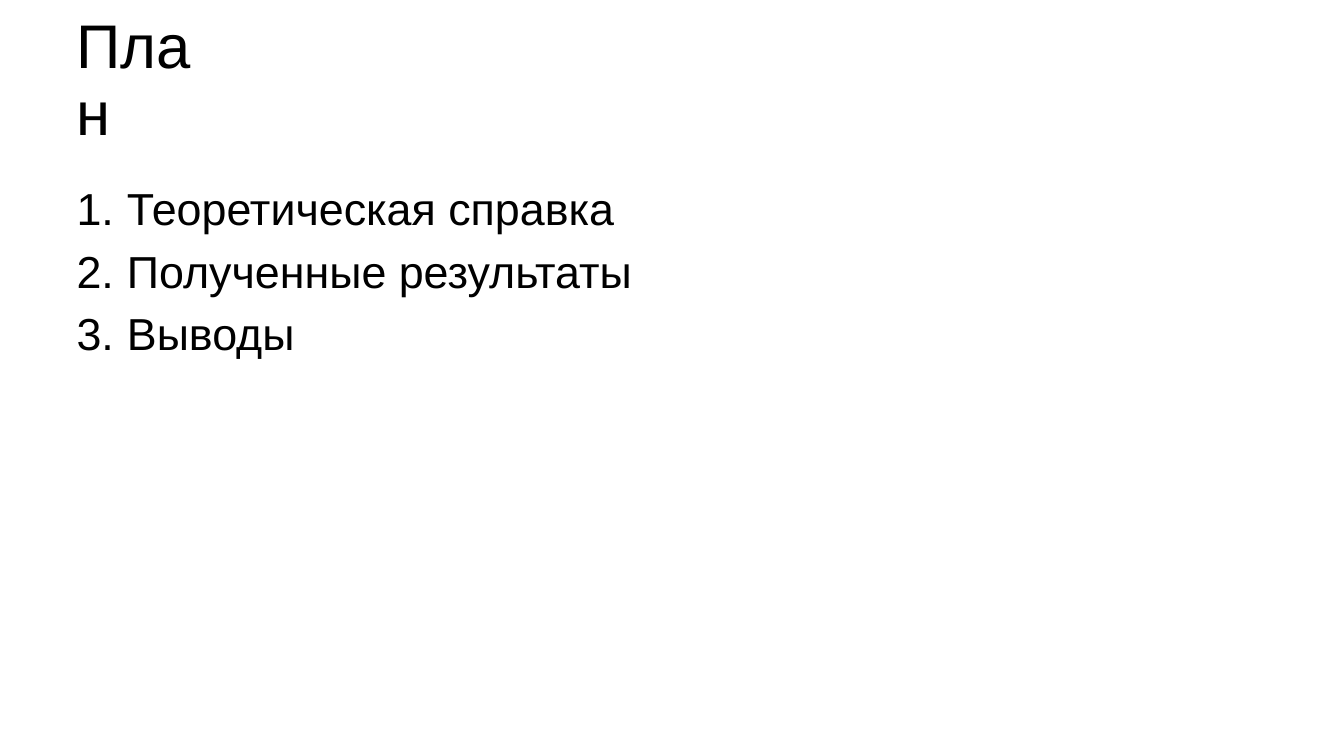
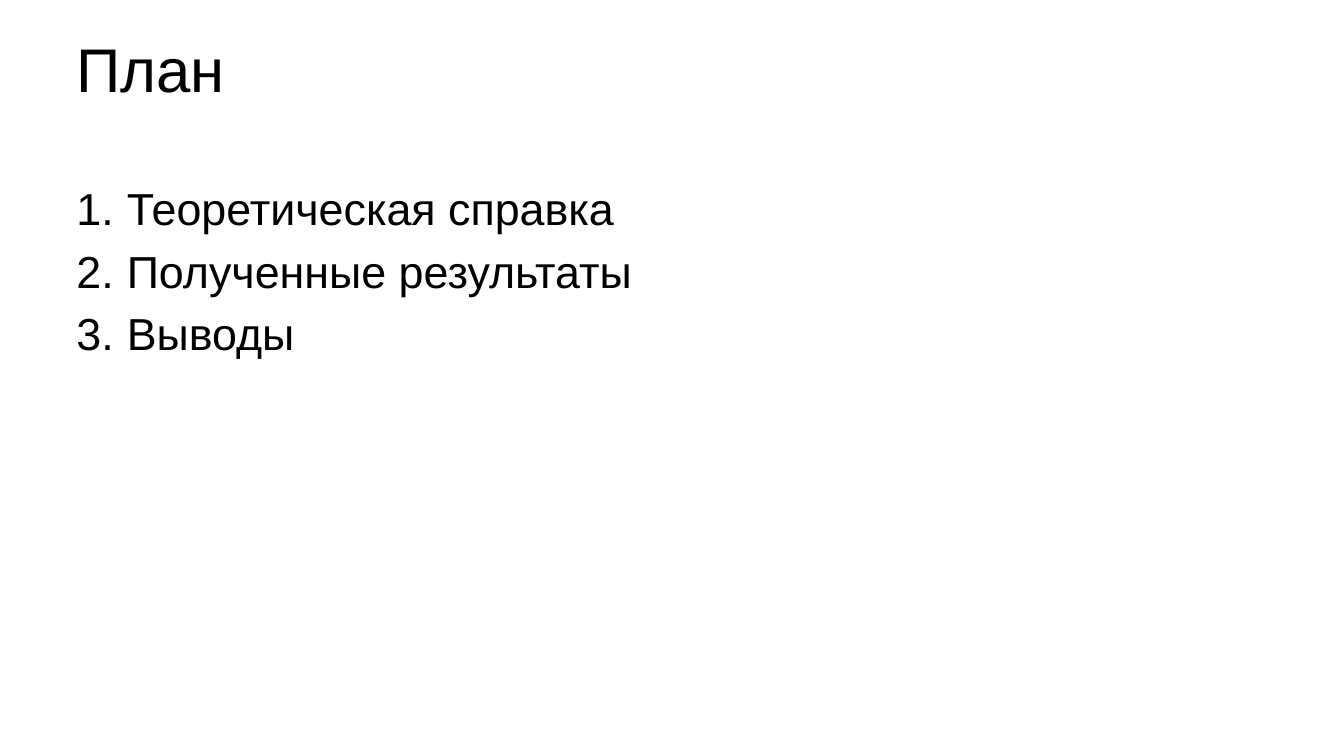
Before and after one commit to Intelligent-Systems-Phystech/2018-Project-25, a slide deck: slide 2 of Proshutinskii2018/Project30 simple.pptx. Drawn at 1344x756 pixels with LibreOffice and Linux fonts; fonts in the diff are those of the drawing. Boxes give left, top, right and bottom in pixels: in the first picture for what was removed or moved away, otherwise in the second. Text is boxed around its words. In the diff, an @@ line names an element or a change of style, - is before the commit and + after.

```diff
--- a/Proshutinskii2018/Project30 simple.pptx
+++ b/Proshutinskii2018/Project30 simple.pptx
@@ text "План" rewrapped from (67,68,232,153) to (76,49,224,93) @@
```
Also in this commit, not shown: 1 other slide changed, 1 other file.
